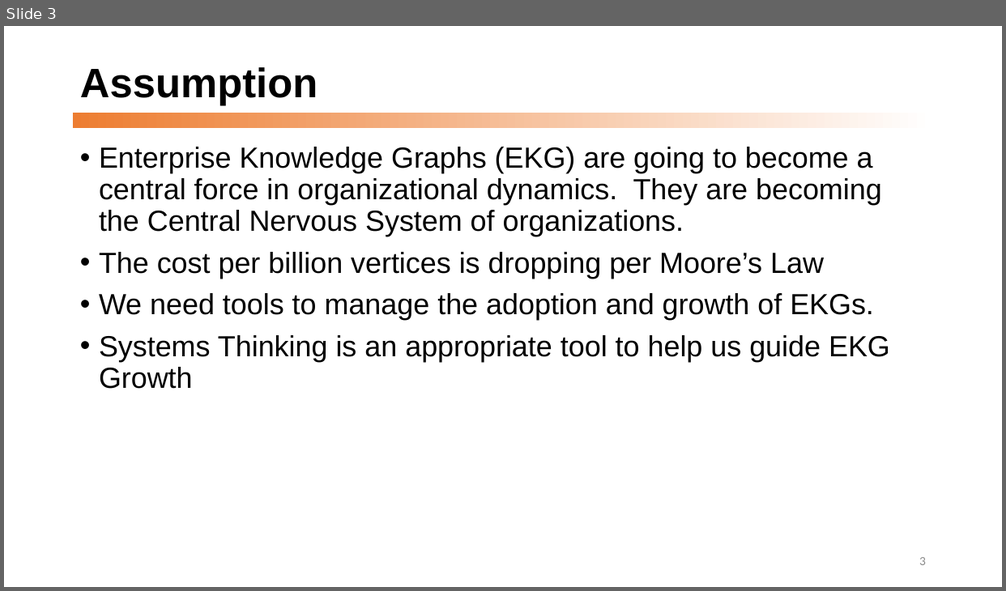
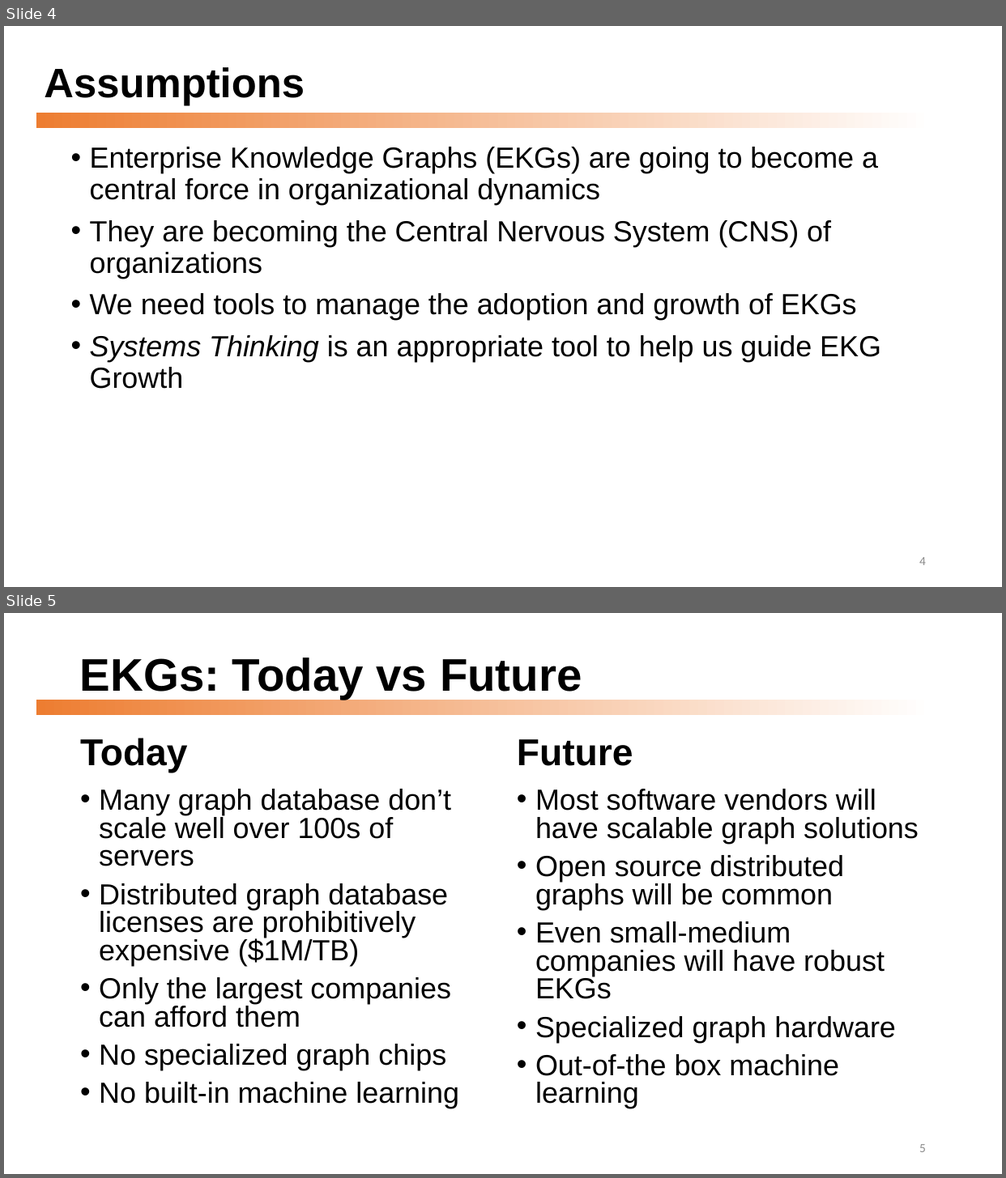
Before and after one commit to dmccreary/graph-systems-thinking, a slide deck: docs/presentations/Graph-Systems-Thinking-Half-Day-Workshop.pptx. Shown one above the other, each under a label of ours: slide 3 before the commit, slides 4 and 5 after it. The pictures are 1006x591 and 1006x1178 pixels, drawn with LibreOffice and Linux fonts; fonts in the diff are those of the drawing. Boxes give left, top, right and bottom in pixels: in the first picture for what was removed or moved away, otherwise in the second. Text is boxed around its words. In the diff, an @@ line names an element or a change of style, - is before the commit and + after.

```diff
--- a/docs/presentations/Graph-Systems-Thinking-Half-Day-Workshop.pptx
+++ b/docs/presentations/Graph-Systems-Thinking-Half-Day-Workshop.pptx
@@ slide 5 added at (4,613,1002,1174), background #FFFFFF; not listed: 1 template element that a slide beside it also shows @@
@@ title added at (80,658,582,700), 44 pt, text #000000, bold @@
+EKGs: Today vs Future
@@ text added at (80,738,188,773), 36 pt, text #000000, bold @@
+Today
@@ text added at (517,739,633,766), 36 pt, text #000000, bold @@
+Future
@@ text added at (99,789,459,1109), 28 pt, text #000000 @@
+• Many graph database don’t scale well over 100s of servers
+• Distributed graph database licenses are prohibitively expensive ($1M/TB)
+• Only the largest companies can afford them
+• No specialized graph chips
+• No built-in machine learning
@@ text added at (535,789,918,1109), 28 pt, text #000000 @@
+• Most software vendors will have scalable graph solutions
+• Open source distributed graphs will be common
+• Even small-medium companies will have robust EKGs
+• Specialized graph hardware
+• Out-of-the box machine learning
@@ page number added at (919,1144,926,1152), 12 pt, text #8C8C8C @@
+5
@@ what was slide 3 is now slide 4 @@
@@ slide 4 changed as well @@
@@ title at (44,67,305,105): text changed @@
-Assumption
+Assumptions
@@ rectangle: place and size @@
-rectangle at (73,113,934,128)
+rectangle at (36,113,933,128)
@@ text "Enterprise Knowledge Graphs (EKGs) are ...": place and size @@
-text "Enterprise Knowledge Graphs (EKGs) are ..." at (99,147,890,389)
+text "Enterprise Knowledge Graphs (EKGs) are ..." at (90,147,881,389)
@@ text at (90,147,878,320): text changed @@
-• Enterprise Knowledge Graphs (EKG) are going to become a central force in organizational dynamics. They are becoming the Central Nervous System of organizations.
-• The cost per billion vertices is dropping per Moore’s Law
-• We need tools to manage the adoption and growth of EKGs.
+• Enterprise Knowledge Graphs (EKGs) are going to become a central force in organizational dynamics
+• They are becoming the Central Nervous System (CNS) of organizations
+• We need tools to manage the adoption and growth of EKGs
@@ text at (90,335,881,389): italic on in "Systems Thinking" @@
@@ page number at (919,557,926,565): text changed @@
-3
+4
```
Also in this commit, not shown: 13 other slides changed, 5 other slides added, 1 other file.
